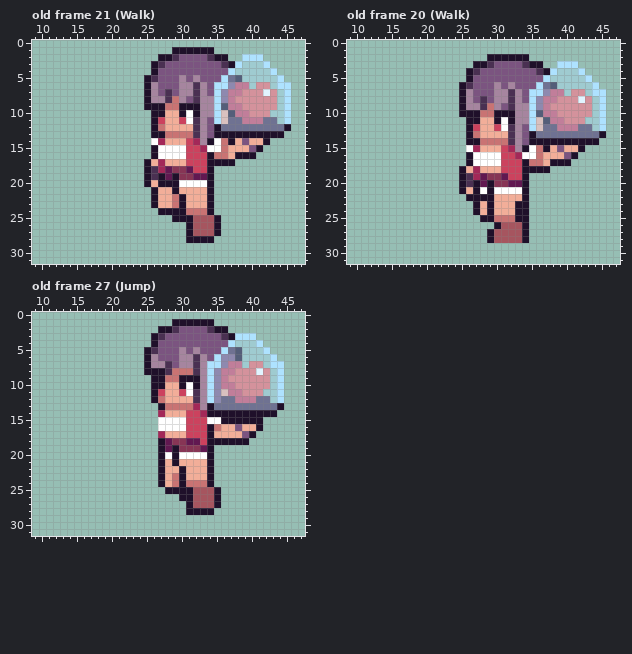
Pixel-art file, stored at aseprite/zoe.aseprite. The picture above was drawn from the file before the commit.
64x32 pixels, 41 frames. Shown: old frame 21 (Walk): x 9..47, y 0..31; old frame 20 (Walk): x 9..47, y 0..31; old frame 27 (Jump): x 9..47, y 0..31.
After the commit:
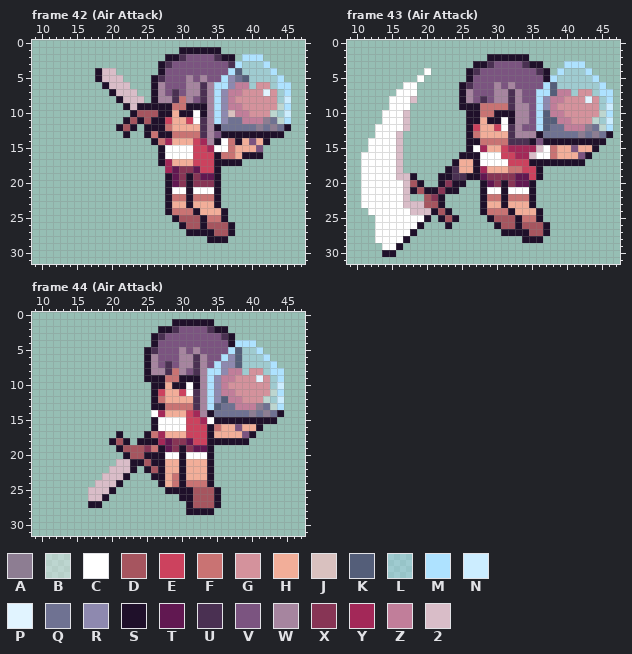
Palette (. is transparent): A #8d7d92  B #ffffff5f  C #ffffff  D #a6555f  E #cc425e  F #c97373  G #d4929c  H #f2ae99  J #d9c1bf  K #545e79  L #aee2ff5f  M #aee2ff  N #ccedff  P #e1f4ff  Q #6f7292  R #8e89af  S #1f102a  T #611851  U #4a3052  V #7b5480  W #a6859f  X #873555  Y #a32858  Z #c17e9a  2 #d9bdc8
A new or re-ordered frame is compared with the old frame closest to it.
Changes in this commit:
frames 41 -> 44
Frame 42 (Air Attack) is new; against old frame 21 (Walk), layers "Hearth/Glass", "Weapon/Sword", "Zoe":
y 1: x 29 S -> .; x 35 . -> S
y 2: x 27 S -> .; x 29..30 UV -> SU; x 34..35 US -> VU; x 37 . -> S
y 3: x 26..28 SUV -> .SU; x 36..37 US -> VU
y 4: x 18..20 ... -> S22; x 26..27 SV -> .S; x 38 L -> K
y 5: x 18..21 .... -> S222; x 25..27 SUV -> .SU; x 30..33 WVWV -> VWVW; x 37..39 QKL -> RQK
y 6: x 19..22 .... -> S222; x 25..27 SWV -> .SW; x 30 W -> V; x 32..34 UWV -> WUW
y 7: x 20..23 .... -> S222; x 25..30 SWVUVW -> .SWVUV; x 32..34 UWV -> WUW
y 8: x 21..26 ....SW -> S222.S; x 28..33 UFWVUW -> WUFWVU; x 45 M -> N
y 9: x 22..24 ... -> S2S; x 28 F -> S; x 30 S -> F; x 33 W -> S; x 36 K -> R; x 44 L -> B
y 10: x 23..26 ...S -> SDDD; x 28 H -> S; x 31..33 CSW -> SCS; x 36..37 JK -> RJ; x 43 L -> B; x 45 M -> N
y 11: x 22..25 .... -> SDSD; x 27..28 EH -> SE; x 30..34 ECUWV -> HECUW; x 36 J -> R; x 42 Q -> A; x 44 L -> B
y 12: x 21..23 ... -> SDS; x 25 . -> S; x 27..28 FH -> SF; x 32..34 UWV -> HUW; x 41 Q -> A; x 43 Q -> A
y 13: x 22 . -> S; x 25..26 .S -> SF; x 28 F -> S; x 32..35 UWVS -> FUWV
y 14: x 26..28 CYH -> SFY; x 31..40 EYWSCFSHVH -> HEYWSCFSHV
y 15: x 26..27 SC -> .S; x 31 E -> C; x 33..34 YC -> EY; x 36..37 FH -> CF; x 40..41 VS -> HV
y 16: x 26..27 SC -> .S; x 31 E -> C; x 34..35 SF -> ES; x 37..38 HS -> FH; x 41 . -> S
y 17: x 25..28 SHYH -> ..SY; x 31 E -> H; x 34 S -> E; x 38 . -> S
y 18: x 25..29 SUYTX -> ...YT; x 31..32 TE -> XT; x 34..35 S. -> ES
y 19: x 25..29 SUSTS -> ...ST; x 31..32 XT -> SX; x 34..35 S. -> TS
y 20: x 25..27 SHS -> ...; x 29..35 SCCCCS. -> TXSXXXS
y 21: x 26..35 SHHSHHHHS. -> ..SCCSCCCS
y 22: x 26..28 SHH -> ..S; x 30..35 SHHHS. -> FSFFFS
y 23: x 26..31 SHHFSH -> ..SHHS; x 34..35 S. -> HS
y 24: x 27 S -> .; x 29..30 SS -> FF; x 32..36 FFS.. -> SHHHS
y 25: x 30..31 SS -> DD; x 33..36 DDS. -> SFFS
y 26: x 30..31 .S -> SD; x 33 D -> S; x 35..37 S.. -> DDS
y 27: x 32..37 DDDS.. -> SSSDDS
y 28: x 31..33 SSS -> ...; x 35..36 .. -> SS
Frame 43 (Air Attack) is new; against old frame 20 (Walk):
y 3: x 39 M -> .; x 42 . -> M
y 4: x 20 . -> C; x 38..39 ML -> .M; x 42..43 M. -> LM
y 5: x 19 . -> C; x 37..38 ML -> SM; x 43..44 M. -> LM
y 6: x 17..18 .. -> CC; x 36..37 MQ -> VM; x 44..45 M. -> LM
y 7: x 16..18 ... -> CCC; x 35 M -> V; x 37..38 RZ -> MK; x 40..41 LG -> ZL; x 43..44 LM -> GL; x 46 . -> M
y 8: x 15..18 .... -> CCC2; x 35..37 MRZ -> VMR; x 39 G -> Z; x 42..46 PGLM. -> GPGLM
y 9: x 15..17 ... -> CCC; x 26..28 WWU -> SSF; x 30..31 WV -> FF; x 35..38 MRZG -> VMRZ; x 44..46 LM. -> GLN
y 10: x 14..17 .... -> CCC2; x 25 S -> .; x 35..37 MKZ -> VMK; x 39 G -> Z; x 44..46 LM. -> GBM
y 11: x 14..17 .... -> CCC2; x 29 H -> S; x 35..36 MJ -> VM; x 38 Z -> K; x 40 G -> Z; x 43..46 LLM. -> GBLN
y 12: x 13..17 ..... -> CCCC2; x 35..37 MJQ -> VMK; x 39 Z -> Q; x 42..46 QQLM. -> ZAQBM
y 13: x 13..16 .... -> CCC2; x 34..36 VSQ -> WWS; x 42 Q -> A; x 44..46 QS. -> AQS
y 14: x 12..16 ..... -> CCCC2; x 33..34 WV -> UU; x 36 S -> V; x 45 . -> S
y 15: x 12..16 ..... -> CCCC2; x 26..28 CYH -> SCY; x 33..39 WSCFSHV -> YYY2CFH; x 41..44 HS.. -> VHHS
y 16: x 11..16 ...... -> CCCCC2; x 25 . -> S; x 27 C -> S; x 34..38 CCFHH -> Y2CCF; x 40..43 VS.. -> HHVS
y 17: x 11..16 ...... -> CCCCC2; x 24..27 ..SC -> SHHS; x 31 E -> C; x 34..37 SFFH -> ESSS; x 41..42 .. -> SS
y 18: x 11..16 ...... -> CCCCC2; x 23..25 ..S -> SUH; x 27..28 YH -> SY; x 31..35 EEESS -> HFFEE; x 37 S -> .
y 19: x 11..18 ........ -> CCCCC22S; x 22..27 ...SUY -> SSUUSS; x 31..36 TEES.. -> XXTTES
y 20: x 11..19 ......... -> CCCCCC2DS; x 22..24 ... -> SXS; x 26..29 USTS -> ..ST; x 31..32 XT -> SX; x 34..35 S. -> TS
y 21: x 11..29 ..............SHSCS -> CCCCCC2SDSSXSS...SC; x 31 C -> S; x 34..35 S. -> CS
y 22: x 11..17 ....... -> CCCCCC2; x 20..22 ... -> DXS; x 26..27 SS -> ..; x 29..35 SHHHHS. -> FFSFFFS
y 23: x 11..22 ............ -> CCCCCC222DDS; x 27..29 SHS -> .SH; x 31 H -> S; x 33..35 SS. -> HHS
y 24: x 12..23 ............ -> CCCCCC222SDS; x 27..36 SHSHHHSS.. -> .SFFFSHHHS
y 25: x 13..20 ........ -> CCCCCCCS; x 22..24 ... -> SDS; x 28 S -> .; x 30..32 FFF -> DDD; x 34..36 S.. -> FFS
y 26: x 13..19 ....... -> CCCCCCS; x 23 . -> S; x 33..37 DS... -> SDDDS
y 27: x 13..18 ...... -> CCCCCS; x 29..33 SDDDD -> ..SSS; x 35..37 ... -> DDS
y 28: x 13..17 ..... -> CCCCS; x 29..33 SDDDD -> .....; x 35..36 .. -> SS
y 29: x 14..16 ... -> CCS
y 30: x 14..15 .. -> SS
Frame 44 (Air Attack) is new; against old frame 27 (Jump):
y 3: x 38..40 MMM -> ...
y 4: x 37..41 MLLLM -> SMMM.
y 5: x 36..37 MQ -> VM; x 41..42 LM -> M.
y 6: x 35..36 MR -> VM; x 42..43 LM -> M.
y 7: x 27 W -> V; x 34 M -> V; x 37..38 ZZ -> RK; x 40..41 GG -> LL; x 44 M -> .
y 8: x 26..27 SS -> WW; x 30..31 FF -> WV; x 35..36 RZ -> MR; x 38..39 GG -> ZL; x 41..43 PGL -> GLM
y 9: x 25 . -> S; x 37 G -> Z; x 41 G -> P
y 10: x 29 H -> S; x 37 Z -> G; x 44 M -> N
y 11: x 36 J -> Z; x 38 Z -> G; x 42..43 LL -> GB
y 12: x 36..37 QQ -> KZ; x 39..42 ZZQQ -> GGGB; x 44 M -> N
y 13: x 26 . -> S; x 32 Y -> U; x 34..35 SQ -> MK; x 38..41 QQQQ -> ZZZA; x 43..44 QS -> BM
y 14: x 26 . -> C; x 32..33 EY -> YW; x 35..44 SSSSSSSSS. -> QQQQQAQAQS
y 15: x 26 . -> S; x 33 E -> Y; x 35 C -> S; x 42..43 .. -> SS
y 16: x 26 . -> S
y 17: x 21 . -> S; x 25..26 .. -> SF
y 18: x 20..22 ... -> SDS; x 24..27 ...S -> SSSY; x 32 T -> E
y 19: x 21..26 ...... -> SDDDXF; x 29..30 SX -> XS; x 32 X -> T
y 20: x 22..26 ..... -> SDDSS; x 29..30 SC -> CS
y 21: x 21..26 ...... -> 22SSDS; x 29..30 SH -> HS
y 22: x 20..23 .... -> 222S; x 25..26 .. -> SD
y 23: x 19..22 .... -> 222S; x 26 . -> S
y 24: x 18..21 .... -> 222S
y 25: x 17..20 .... -> 222S
y 26: x 17..19 ... -> 22S
y 27: x 17..18 .. -> SS
Boxes around the changes in both pictures, in picture pixels (x1, y1, x2, y2):
changed: (95, 47, 291, 243)
changed: (361, 61, 613, 257)
changed: (88, 333, 284, 508)
